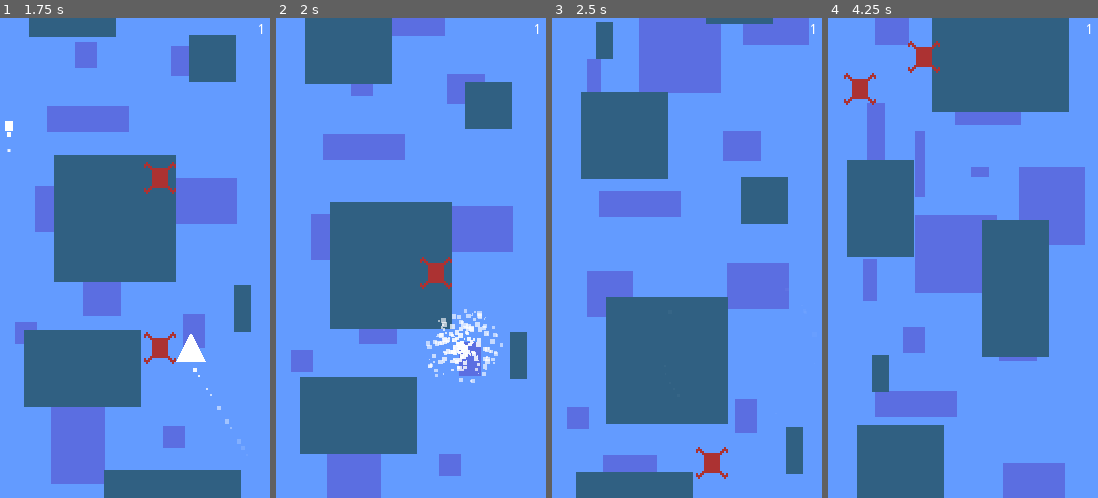
Above: before the commit, frames 1-4 (left to right).
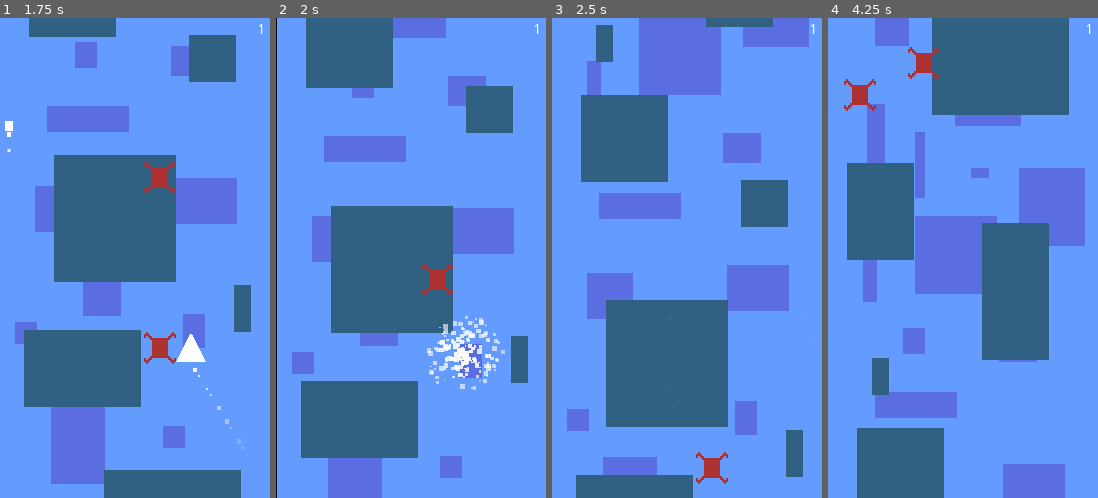
Above: after the commit, the same moments.

Repository: elektito/reverse-streak
Game: Godot game, scene res://Game.tscn
The game is run twice, just before and just after one commit, with the same random seed, the same clock (stepped at 60 frames per second) and the same inputs. Sound files missing from this copy of the repository are replaced by a short silence.
Inputs:
- Up to frame 1 (1.75 s): hold Right (right) 0.53-1.28 s; tap Space (shoot) at 0.6, 1.35 s; hold Left (left) from 1.28 s (still down)
- Up to frame 2 (2 s): keep holding Left (left)
- Up to frame 3 (2.5 s): release Left (left) at 2.03 s; hold Right (right) from 2.03 s (still down); tap Space (shoot) at 2.1 s
- Up to frame 4 (4.25 s): tap Space (shoot) at 2.85, 3.6 s; release Right (right) at 3.53 s; hold Left (left) from 3.53 s (still down)

Frame 1 is identical in both runs. In frame 2, 6.2% of the frame differs, in the area x 0-94%, y 0-100%; in frame 3, 3.2%; in frame 4, 2.5%.

Commit message:
Add screen shake

Diff:
--- a/Game.gd
+++ b/Game.gd
@@ -76,7 +76,7 @@
 
 
 func _on_ship_death_started():
-	pass
+	$camera/screen_shake.start(0.35, 60, 5)
 
 
 func _process(delta):
--- a/Game.tscn
+++ b/Game.tscn
@@ -7,6 +7,7 @@
 [ext_resource path="res://assets/bg2.png" type="Texture" id=5]
 [ext_resource path="res://assets/shoot1.wav" type="AudioStream" id=6]
 [ext_resource path="res://assets/space-fighter-loop.ogg" type="AudioStream" id=7]
+[ext_resource path="res://ScreenShake.tscn" type="PackedScene" id=8]
 
 [node name="Game" type="Control"]
 anchor_right = 1.0
@@ -50,6 +51,8 @@
 
 [node name="ship" parent="camera" instance=ExtResource( 2 )]
 
+[node name="screen_shake" parent="camera" instance=ExtResource( 8 )]
+
 [node name="enemy_spawn_timer" type="Timer" parent="."]
 wait_time = 2.0
 autostart = true
--- /dev/null
+++ b/ScreenShake.gd
@@ -0,0 +1,43 @@
+extends Node
+
+# code from: https://youtu.be/_DAvzzJMko8
+
+const TRANS = Tween.TRANS_SINE
+const EASE = Tween.EASE_IN_OUT
+
+var amplitude = 0
+var priority = 0
+
+onready var camera = get_parent()
+
+func start(duration=0.2, frequency=15, amplitude=3, priority=0):
+	if priority >= self.priority:
+		self.amplitude = amplitude
+
+		$duration_timer.wait_time = duration
+		$frequency_timer.wait_time = 1.0 / float(frequency)
+		$frequency_timer.start()
+		$duration_timer.start()
+
+		_new_shake()
+
+func _new_shake():
+	var rand = Vector2.ZERO
+	rand.x = rand_range(-amplitude, amplitude)
+	rand.y = rand_range(-amplitude, amplitude)
+
+	$tween.interpolate_property(camera, 'offset', camera.offset, rand, $frequency_timer.wait_time, TRANS, EASE)
+	$tween.start()
+
+func _reset():
+	$tween.interpolate_property(camera, 'offset', camera.offset, Vector2.ZERO, $frequency_timer.wait_time, TRANS, EASE)
+	$tween.start()
+
+	priority = 0
+
+func _on_duration_timer_timeout():
+	_reset()
+	$frequency_timer.stop()
+
+func _on_frequency_timer_timeout():
+	_new_shake()
--- /dev/null
+++ b/ScreenShake.tscn
@@ -0,0 +1,15 @@
+[gd_scene load_steps=2 format=2]
+
+[ext_resource path="res://ScreenShake.gd" type="Script" id=1]
+
+[node name="ScreenShake" type="Node2D"]
+script = ExtResource( 1 )
+
+[node name="tween" type="Tween" parent="."]
+
+[node name="duration_timer" type="Timer" parent="."]
+
+[node name="frequency_timer" type="Timer" parent="."]
+
+[connection signal="timeout" from="duration_timer" to="." method="_on_duration_timer_timeout"]
+[connection signal="timeout" from="frequency_timer" to="." method="_on_frequency_timer_timeout"]
Not shown: 1 places in Game.tscn that only renumber resources
